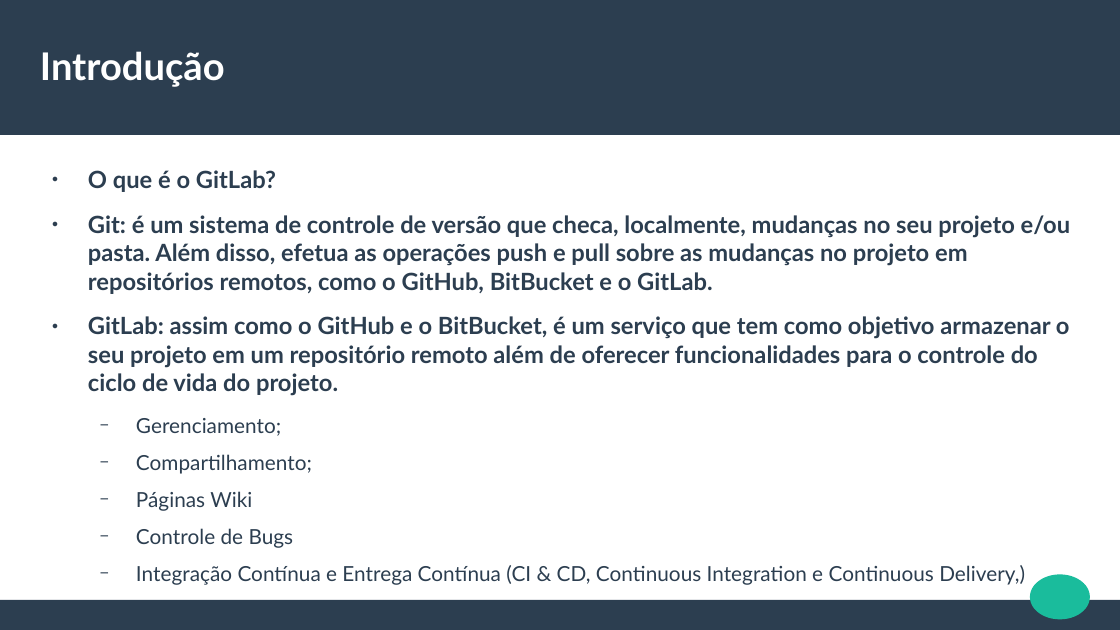
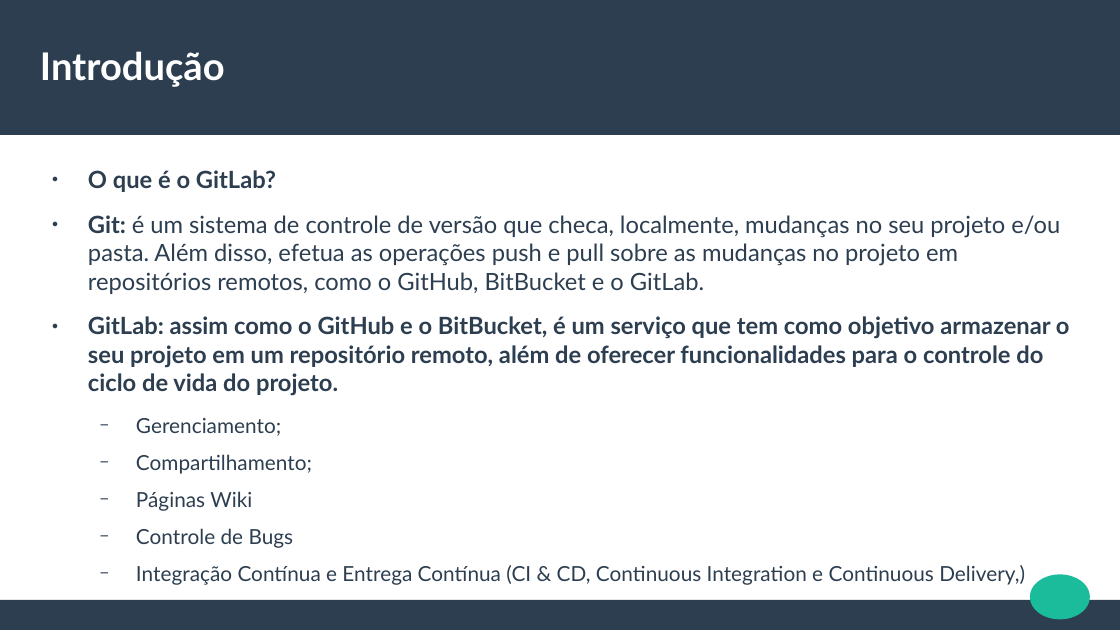
Before and after one commit to jeffersoncarvalho/aps-2020_2, a slide deck: slide 4 of SLIDES/ODP/3NA-EXTRA-GitLab.odp. Drawn at 1120x630 pixels with LibreOffice and Linux fonts; fonts in the diff are those of the drawing. Boxes give left, top, right and bottom in pixels: in the first picture for what was removed or moved away, otherwise in the second. Text is boxed around its words. In the diff, an @@ line names an element or a change of style, - is before the commit and + after.

```diff
--- a/SLIDES/ODP/3NA-EXTRA-GitLab.odp
+++ b/SLIDES/ODP/3NA-EXTRA-GitLab.odp
@@ text at <box>88,215,1060,294</box>: bold off in "é um sistema de controle de versão ..." @@
@@ text at <box>88,316,1070,396</box>: text changed @@
-● GitLab: assim como o GitHub e o BitBucket, é um serviço que tem como objetivo armazenar o seu projeto em um repositório remoto além de oferecer funcionalidades para o controle do ciclo de vida do projeto.
+● GitLab: assim como o GitHub e o BitBucket, é um serviço que tem como objetivo armazenar o seu projeto em um repositório remoto, além de oferecer funcionalidades para o controle do ciclo de vida do projeto.
```
Also in this commit, not shown: 5 other slides changed, 15 slides added, 1 slide removed, 1 other file.
